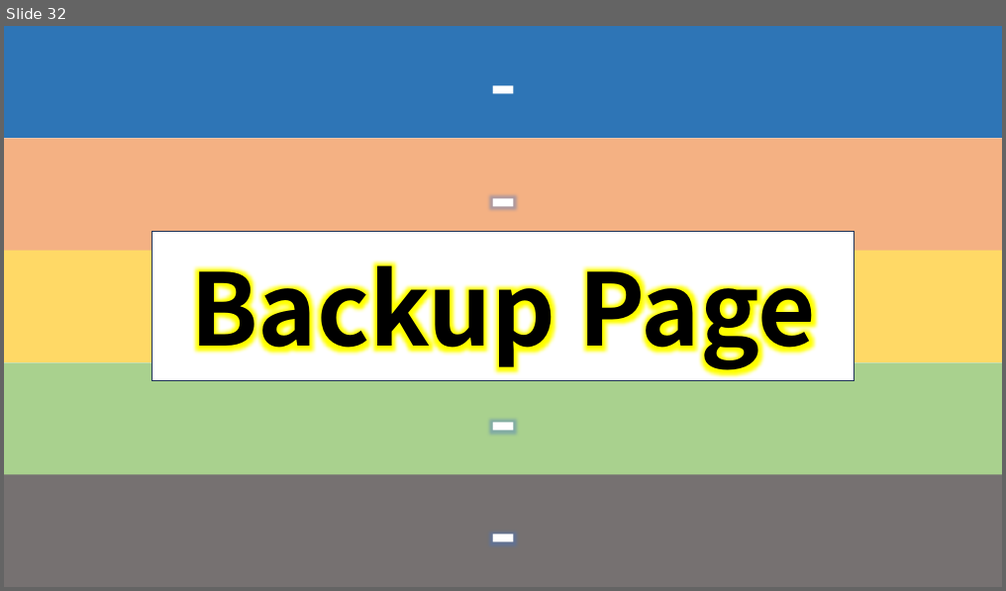
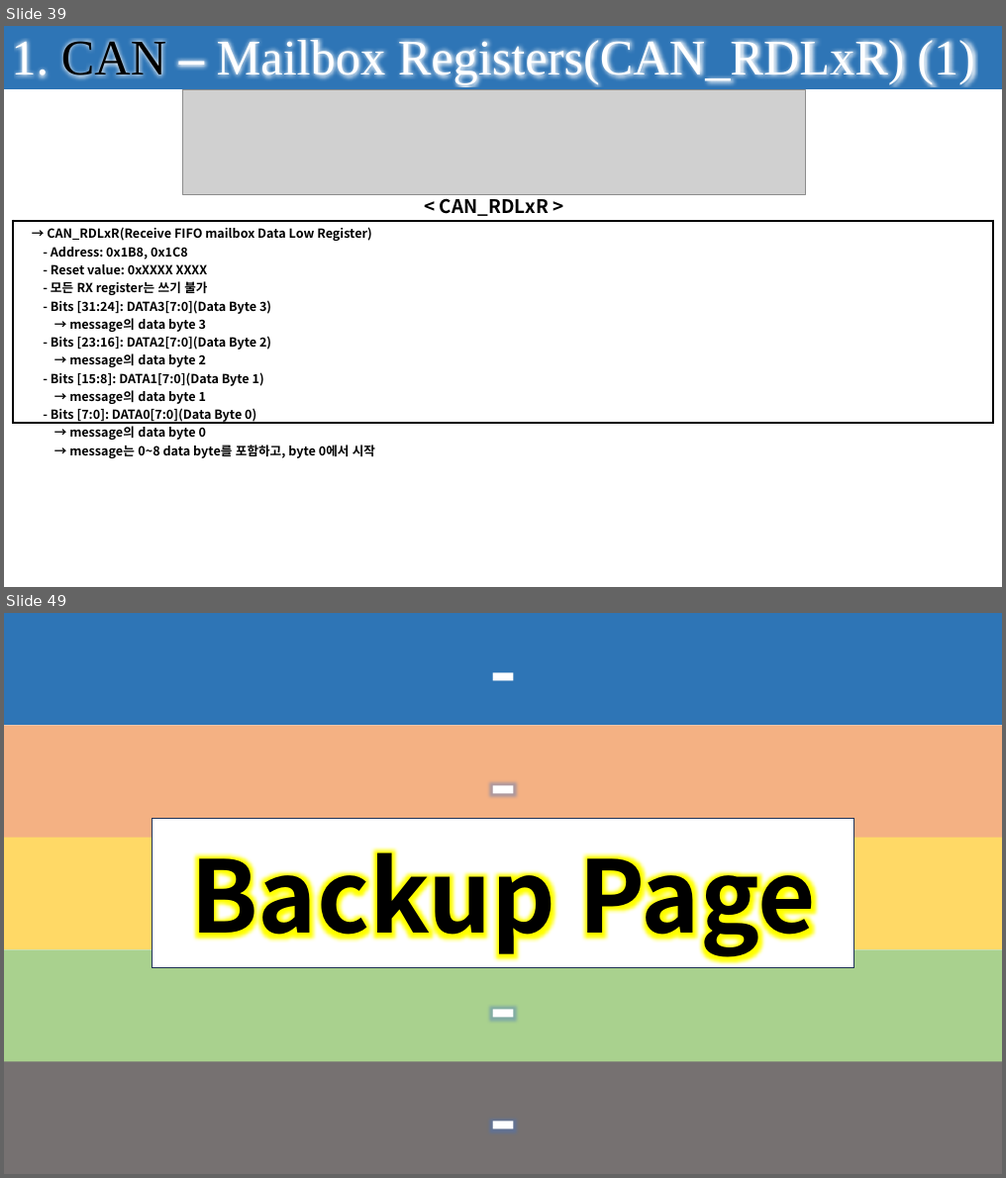
Before and after one commit to seonghokim/Study, a slide deck: Study Material/Firmware Explanation.pptx. Shown one above the other, each under a label of ours: slide 32 before the commit, slides 39 and 49 after it; the slides between them are not shown. The pictures are 1006x591 and 1006x1178 pixels, drawn with LibreOffice and Linux fonts; fonts in the diff are those of the drawing; grey boxes stand for pictures. Boxes give left, top, right and bottom in pixels: in the first picture for what was removed or moved away, otherwise in the second. Text is boxed around its words. In the diff, an @@ line names an element or a change of style, - is before the commit and + after.

```diff
--- a/Study Material/Firmware Explanation.pptx
+++ b/Study Material/Firmware Explanation.pptx
@@ slide 39 added at bbox=[4, 26, 1002, 587], background #FFFFFF @@
@@ rectangle added at bbox=[4, 26, 1002, 89], fill #404040 @@
@@ rectangle added at bbox=[4, 26, 1002, 89], fill #2E75B6, 48 pt, text #FFFFFF @@
+1. CAN – Mailbox Registers(CAN_RDLxR) (1)
@@ picture added at bbox=[183, 89, 805, 194] @@
@@ text added at bbox=[440, 193, 548, 216], 18 pt, text #000000, bold @@
+< CAN_RDLxR >
@@ table added at bbox=[13, 221, 994, 463], 1 rows, 1 columns @@
+→ CAN_RDLxR(Receive FIFO mailbox Data Low Register) / - Address: 0x1B8, 0x1C8 / - Reset value: 0xXXXX XXXX / - 모든 RX register는 쓰기 불가 / - Bits [31:24]: DATA3[7:0](Data Byte 3) / → message의 data byte 3 / - Bits [23:16]: DATA2[7:0](Data Byte 2) / → message의 data byte 2 / - Bits [15:8]: DATA1[7:0](Data Byte 1) / → message의 data byte 1 / - Bits [7:0]: DATA0[7:0](Data Byte 0) / → message의 data byte 0 / → message는 0~8 data byte를 포함하고, byte 0에서 시작
@@ what was slide 32 is now slide 49 @@
```
Also in this commit, not shown: 2 slides changed, 26 other slides added, 10 slides removed.
